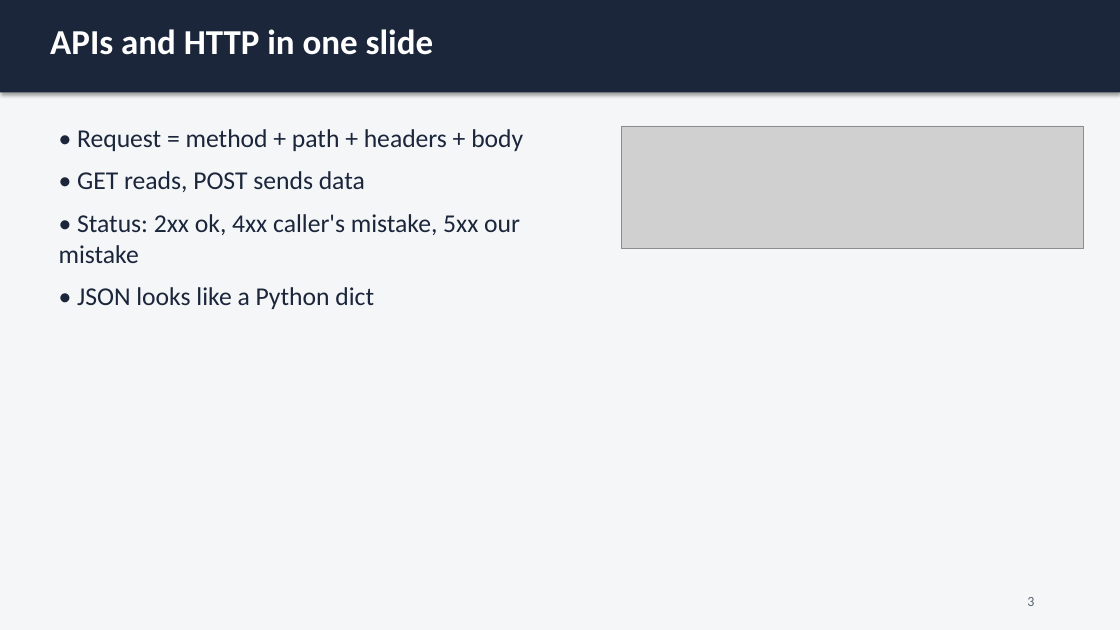
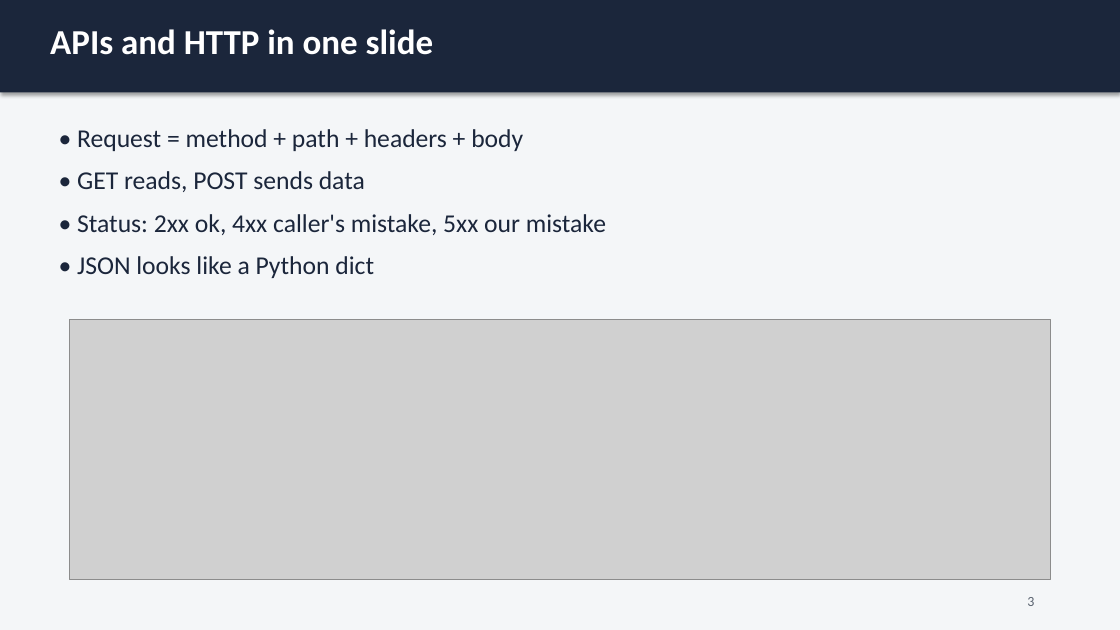
Before and after one commit to vvvvvivekkk/AI-Engineer, a slide deck: slide 4 of 14-deployment-and-llmops/slides/14-deployment-and-llmops.pptx. Drawn at 1120x630 pixels with LibreOffice and Linux fonts; fonts in the diff are those of the drawing; grey boxes stand for pictures. Boxes give left, top, right and bottom in pixels: in the first picture for what was removed or moved away, otherwise in the second. Text is boxed around its words. In the diff, an @@ line names an element or a change of style, - is before the commit and + after.

```diff
--- a/14-deployment-and-llmops/slides/14-deployment-and-llmops.pptx
+++ b/14-deployment-and-llmops/slides/14-deployment-and-llmops.pptx
@@ text "• Request = method + ..." rewrapped from [59,129,523,309] to [77,129,606,278] @@
@@ picture: place and size @@
-picture at [622,126,1084,249]
+picture at [69,319,1050,580]
```
Also in this commit, not shown: 6 other slides changed, 16 other files.
